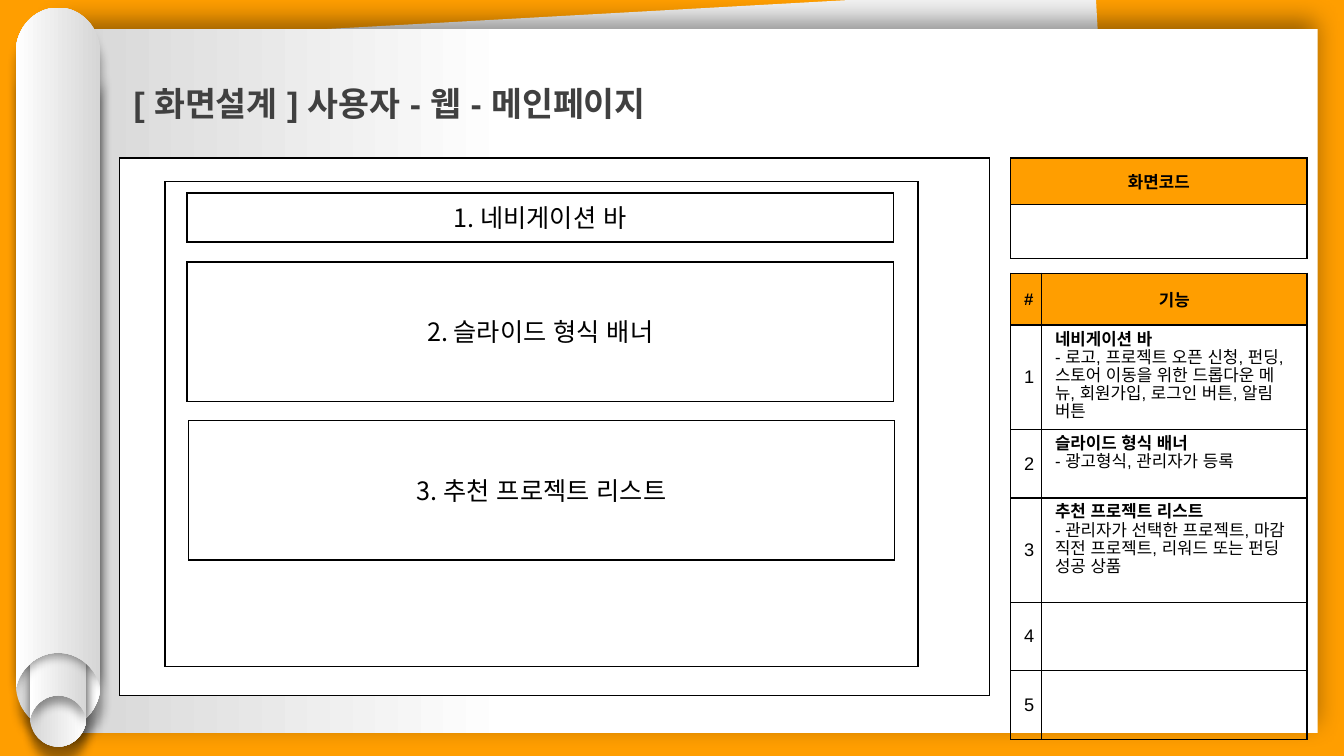
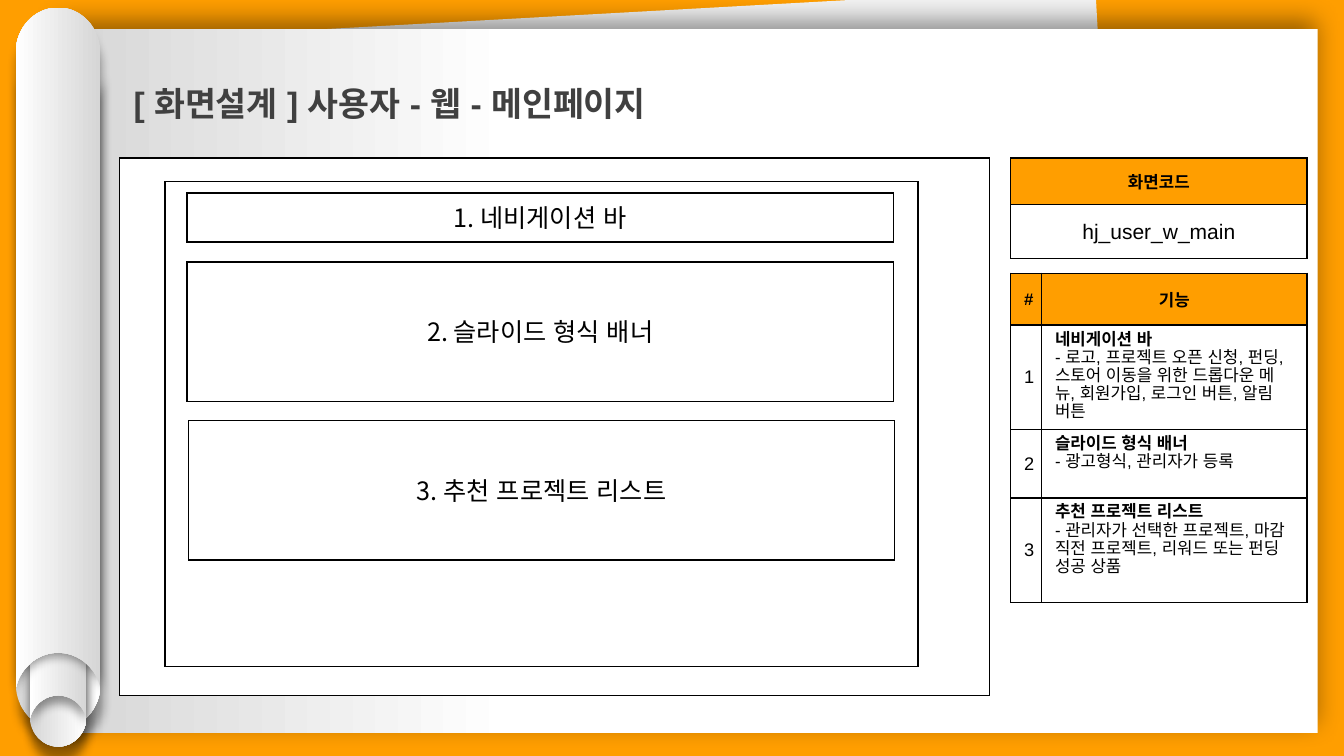
Before and after one commit to hhsw07/ezen-academy-projects, a slide deck: slide 2 of 0 발표용 파워포인트/project06 - 파워포인트 종합 - 형준.pptx. Drawn at 1344x756 pixels with LibreOffice and Linux fonts; fonts in the diff are those of the drawing. Boxes give left, top, right and bottom in pixels: in the first picture for what was removed or moved away, otherwise in the second. Text is boxed around its words. In the diff, an @@ line names an element or a change of style, - is before the commit and + after.

Commit message:
.0

```diff
--- a/0 발표용 파워포인트/project06 - 파워포인트 종합 - 형준.pptx
+++ b/0 발표용 파워포인트/project06 - 파워포인트 종합 - 형준.pptx
@@ table at (x1=1011, y1=158, x2=1308, y2=259) @@
-row 2, column 1: 
+row 2, column 1: hj_user_w_main
@@ table at (x1=1011, y1=273, x2=1308, y2=602) @@
-row 5: 4 | 
-row 6: 5 | 
```
Also in this commit, not shown: 19 other slides changed.
